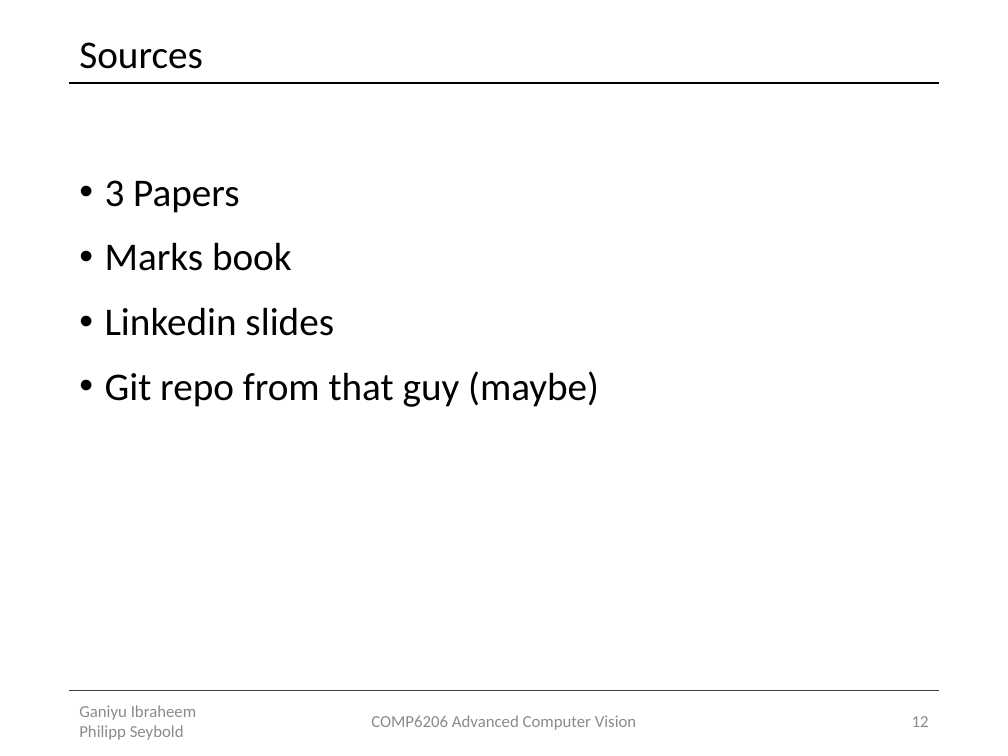
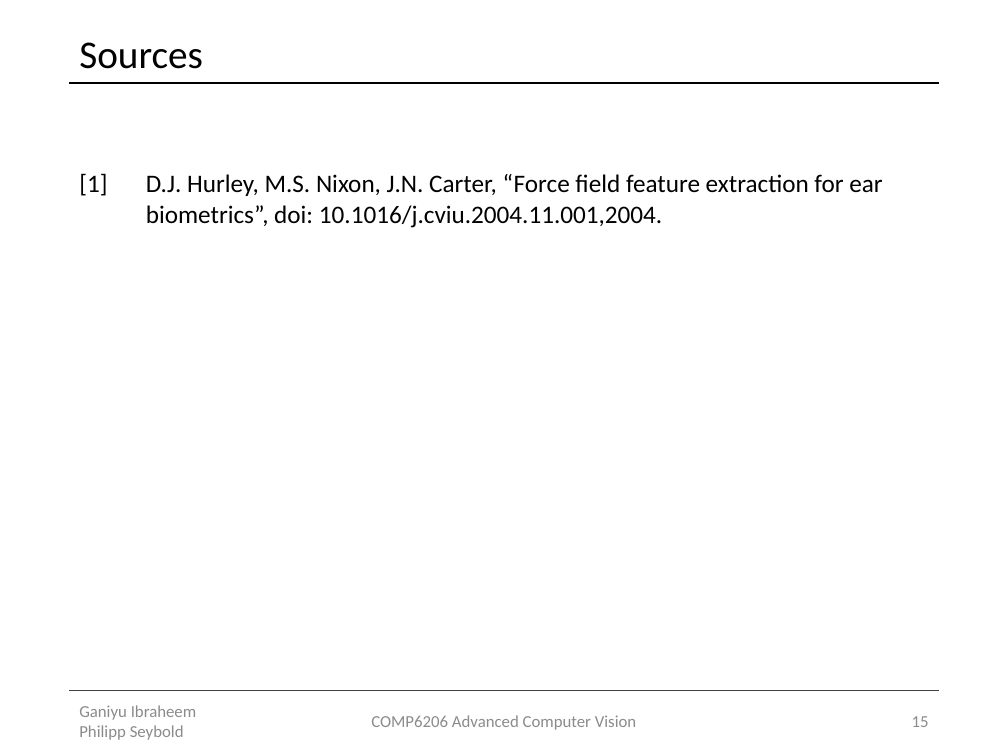
Before and after one commit to Lxrd-AJ/ForceFieldTransforms, a slide deck: slide 15 of Force Field Transformation.pptx (slide 12 before the commit). Drawn at 1008x756 pixels with LibreOffice and Linux fonts; fonts in the diff are those of the drawing. Boxes give left, top, right and bottom in pixels: in the first picture for what was removed or moved away, otherwise in the second. Text is boxed around its words. In the diff, an @@ line names an element or a change of style, - is before the commit and + after.

```diff
--- a/Force Field Transformation.pptx
+++ b/Force Field Transformation.pptx
@@ table added at (70,163,939,507), 7 rows, 2 columns @@
+[1] | D.J. Hurley, M.S. Nixon, J.N. Carter, “Force field feature extraction for ear biometrics”, doi: 10.1016/j.cviu.2004.11.001,2004.
+ | 
+ | 
+ | 
+ | 
+ | 
+ | 
@@ text removed at (105,180,599,407) @@
-• 3 Papers
-• Marks book
-• Linkedin slides
-• Git repo from that guy (maybe)
@@ page number at (912,716,929,727): text changed @@
-12
+15
```
Also in this commit, not shown: 3 other slides changed, 3 slides added.
